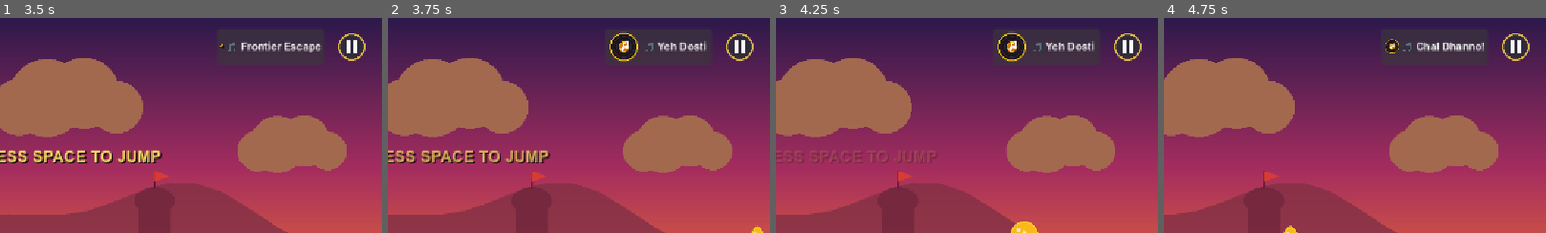
Above: before the commit, frames 1-4 (left to right).
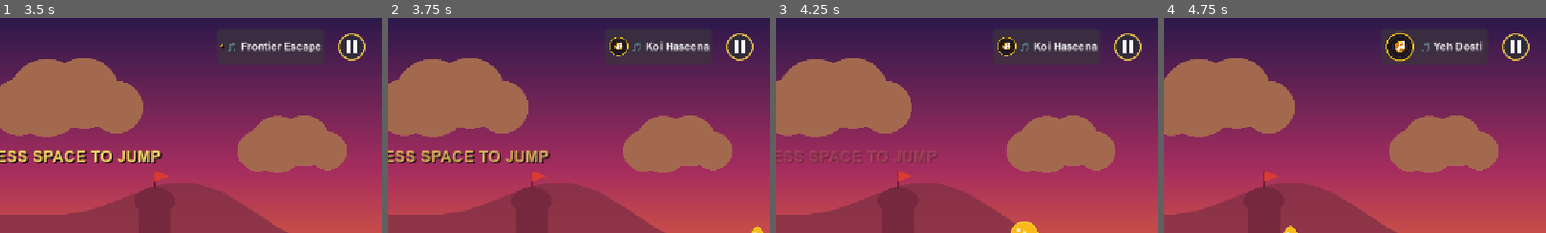
Above: after the commit, the same moments.

Repository: Rushikesh5102/Ramgarh-Escape---Retro-Frontier-Runner-Game
Game: Godot game, scene res://scenes/main_menu.tscn
Two runs of this game, one before a commit and one after it. Both use one fixed random seed, a clock stepped at 60 frames per second and the inputs below. Sound files missing from this copy of the repository are replaced by a short silence.
Inputs (mouse positions are % of the whole screen's width and height, from its top left):
- Up to frame 1 (3.5 s): click "PLAY ESCAPE" at 0.5 s; click "🎵 Yeh Dosti" at 1.25 s; move the mouse to (72, 45) at 2.02 s; tap M at 2.1 s; click (72, 45) at 2.17 s; click "🎵 Mehbooba Groove" at 2.75 s
- Up to frame 2 (3.75 s): click "🎵 Frontier Escape" at 3.5 s
- Up to frame 3 (4.25 s): no input
- Up to frame 4 (4.75 s): click "🎵 Yeh Dosti" (after the commit: "🎵 Koi Haseena") at 4.25 s
The pictures show only the part of the screen within x 50-100%, y 0-50%; the shares and areas given below are measured in that part.

Frame 1 is identical in both runs. In frame 2, 1.1% of the frame differs, in the area x 58-85%, y 6-21%; in frame 3, 1.1%; in frame 4, 1.2%, in the area x 58-84%, y 6-21%.

Commit message:
feat: replace synthetic oscillator beeps with authentic Bollywood MP3 studio soundtracks (Yeh Dosti, Mehbooba, Chal Dhanno, Title Theme, Koi Haseena)

Diff:
--- a/scripts/audio_manager.gd
+++ b/scripts/audio_manager.gd
@@ -50,21 +50,29 @@
 	apply_audio_settings()
 
 var bgm_tracks: Dictionary = {}
-var track_titles: Array[String] = ["Yeh Dosti", "Chal Dhanno!", "Mehbooba Groove", "Frontier Escape"]
+var track_titles: Array[String] = ["Yeh Dosti", "Chal Dhanno!", "Mehbooba Groove", "Frontier Escape", "Koi Haseena"]
 var current_track_idx: int = 0
 signal track_changed(track_title: String)
 
 func load_bgm_tracks() -> void:
 	var files = {
-		"Yeh Dosti": "res://assets/audio/bgm_yeh_dosti.wav",
-		"Chal Dhanno!": "res://assets/audio/bgm_chal_dhanno.wav",
-		"Mehbooba Groove": "res://assets/audio/bgm_mehbooba.wav",
-		"Frontier Escape": "res://assets/audio/bgm_escape.wav"
+		"Yeh Dosti": ["res://assets/audio/bgm_yeh_dosti.mp3", "res://assets/audio/bgm_yeh_dosti.wav"],
+		"Chal Dhanno!": ["res://assets/audio/bgm_chal_dhanno.mp3", "res://assets/audio/bgm_chal_dhanno.wav"],
+		"Mehbooba Groove": ["res://assets/audio/bgm_mehbooba.mp3", "res://assets/audio/bgm_mehbooba.wav"],
+		"Frontier Escape": ["res://assets/audio/bgm_escape.mp3", "res://assets/audio/bgm_escape.wav"],
+		"Koi Haseena": ["res://assets/audio/bgm_koi_haseena.mp3"]
 	}
 	for title in files.keys():
-		var stream = load(files[title])
+		var stream = null
+		for path in files[title]:
+			if ResourceLoader.exists(path):
+				stream = load(path)
+				if stream != null:
+					break
 		if stream is AudioStreamWAV:
 			stream.loop_mode = AudioStreamWAV.LOOP_FORWARD
+		elif stream is AudioStreamMP3:
+			stream.loop = true
 		bgm_tracks[title] = stream
 
 func apply_audio_settings() -> void:
Not shown, added: assets/audio/bgm_chal_dhanno.mp3.import
Not shown, added: assets/audio/bgm_escape.mp3.import
Not shown, added: assets/audio/bgm_koi_haseena.mp3.import
Not shown, added: assets/audio/bgm_mehbooba.mp3.import
Not shown, added: assets/audio/bgm_yeh_dosti.mp3.import
Not shown, added: assets/audio/bgm_chal_dhanno.mp3
Not shown, added: assets/audio/bgm_escape.mp3
Not shown, added: assets/audio/bgm_koi_haseena.mp3
Not shown, added: assets/audio/bgm_mehbooba.mp3
Not shown, added: assets/audio/bgm_yeh_dosti.mp3
Not shown, changed: web_game.js
